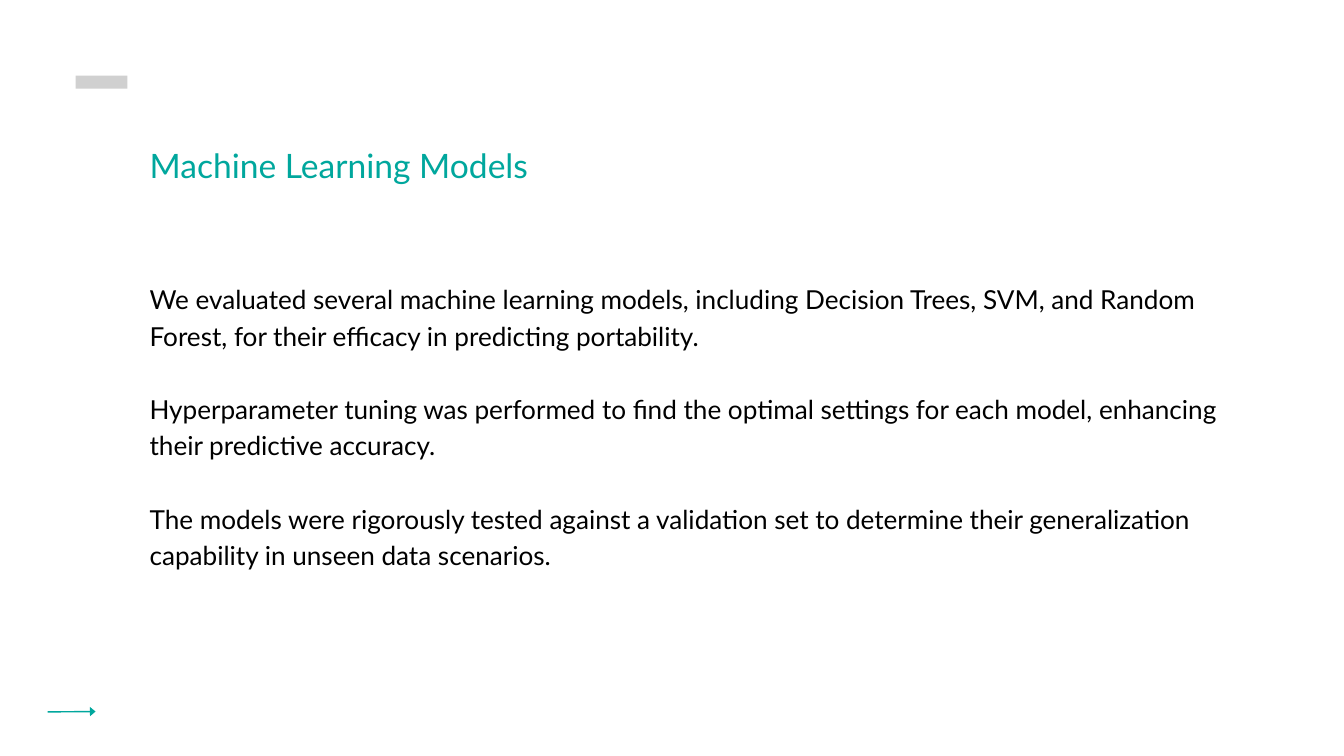
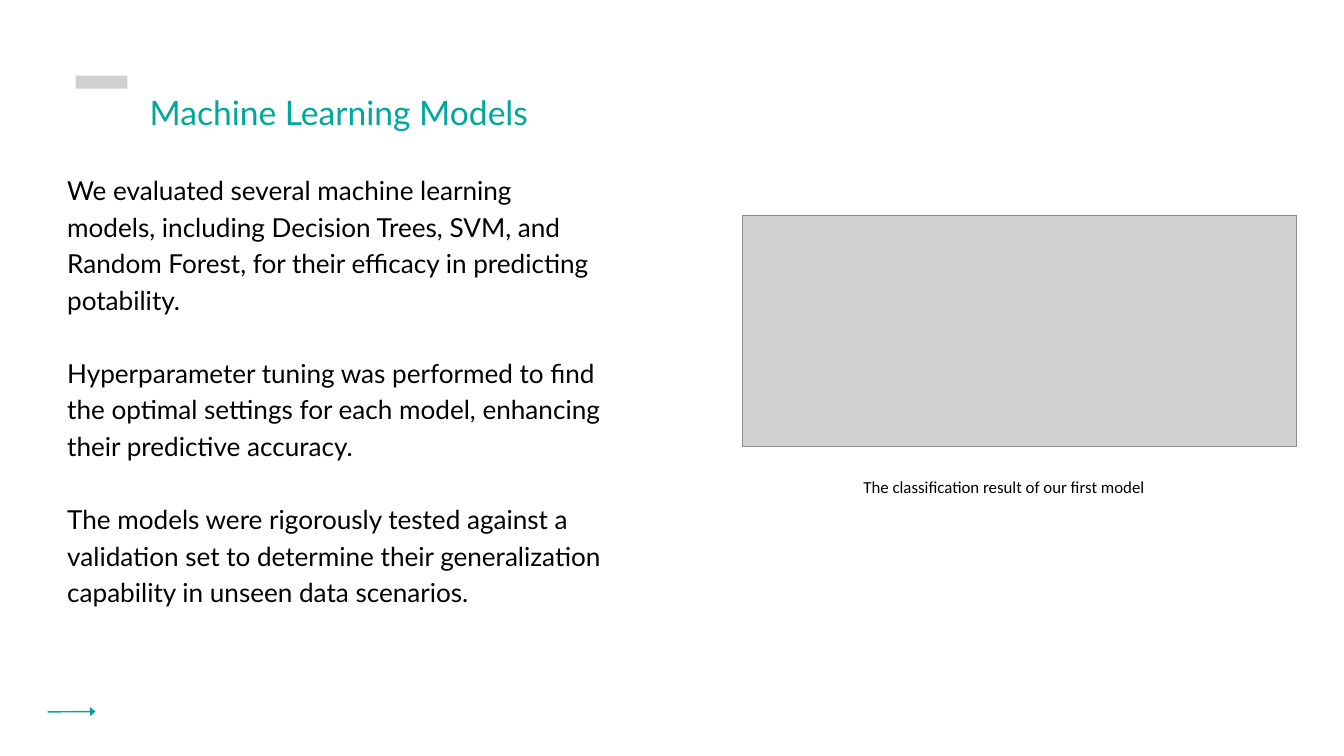
Before and after one commit to ERAA1997/Project-4-UoB, a slide deck: slide 7 of Project 4 Presentation.pptx (slide 8 before the commit). Drawn at 1344x756 pixels with LibreOffice and Linux fonts; fonts in the diff are those of the drawing; grey boxes stand for pictures. Boxes give left, top, right and bottom in pixels: in the first picture for what was removed or moved away, otherwise in the second. Text is boxed around its words. In the diff, an @@ line names an element or a change of style, - is before the commit and + after.

```diff
--- a/Project 4 Presentation.pptx
+++ b/Project 4 Presentation.pptx
@@ text "Machine Learning Models": place and size @@
-text "Machine Learning Models" at bbox=[150, 153, 528, 184]
+text "Machine Learning Models" at bbox=[150, 100, 528, 131]
@@ text "We evaluated several machine learning ...": place and size @@
-text "We evaluated several machine learning ..." at bbox=[150, 289, 1216, 570]
+text "We evaluated several machine learning ..." at bbox=[67, 180, 600, 607]
@@ text at bbox=[67, 180, 588, 314]: text changed @@
-We evaluated several machine learning models, including Decision Trees, SVM, and Random Forest, for their efficacy in predicting portability.
+We evaluated several machine learning models, including Decision Trees, SVM, and Random Forest, for their efficacy in predicting potability.
@@ picture added at bbox=[742, 216, 1296, 447] @@
@@ text added at bbox=[863, 481, 1144, 493], 18 pt, text #000000 @@
+The classification result of our first model
```
Also in this commit, not shown: 8 other slides changed, 2 slides removed.
